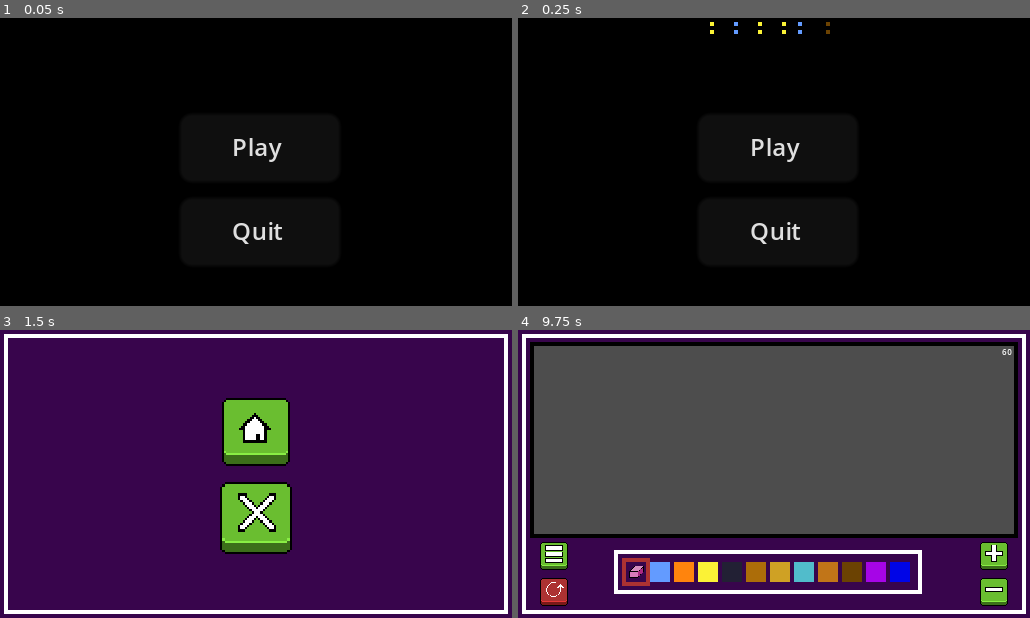
Above: before the commit, frames 1-4 (two rows, left to right).
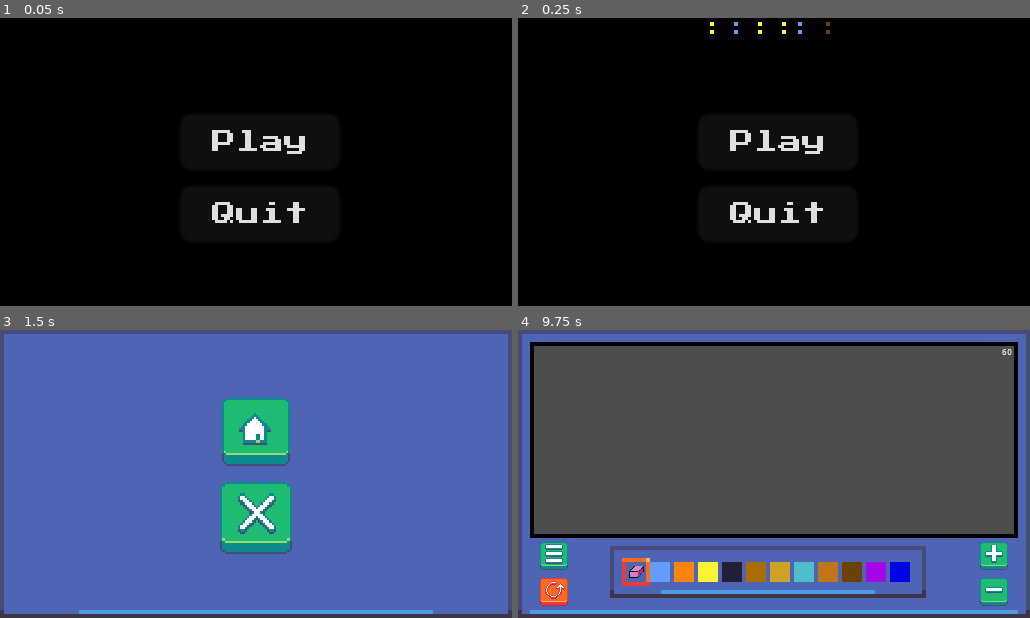
Above: after the commit, the same moments.

Repository: Loethor/pixel_simulation
Game: Godot game, scene res://scenes/title_screen.tscn
Two runs of this game, one before a commit and one after it. Both use one fixed random seed, a clock stepped at 60 frames per second and the inputs below.
Inputs (mouse positions are in pixels of both pictures, inside the frame that each line leads up to):
- Up to frame 1 (0.05 s): no input
- Up to frame 2 (0.25 s): no input
- Up to frame 3 (1.5 s): click "Play" at 0.5 s; click (35, 554) at 1.25 s
- Up to frame 4 (9.75 s): click (994, 554) at 2 s; click (994, 592) at 2.75 s; click (994, 554) at 3.5 s; click (994, 592) at 4.25 s; click (994, 554) at 5 s; click (994, 592) at 5.75 s; click (553, 592) at 6.5 s; tap Enter at 7.25, 8.75 s; move the mouse to (886, 459) at 7.27 s; press the mouse at (886, 459) at 7.28 s; tap Space at 8, 9.5 s; move the mouse to (671, 488) at 8.02 s; release the mouse at (671, 488) at 8.03 s; tap Mouse wheel down (scroll_down) at 8.1 s; move the mouse to (825, 410) at 8.77 s; hold Mouse wheel up (scroll_up) 8.78-9.53 s; move the mouse to (748, 531) at 9.52 s; click (748, 531) at 9.6 s

The runs differ from the first frame. In frame 1, 1.6% of the frame differs, in the area x 41-60%, y 38-79%; in frame 2, 1.6%; in frame 3, 100%, in the area x 0-100%, y 0-100%; in frame 4, 32%.

Commit message:
colors and font

Diff:
--- a/scenes/title_screen.tscn
+++ b/scenes/title_screen.tscn
@@ -1,7 +1,8 @@
-[gd_scene load_steps=3 format=3 uid="uid://dmdxlneb8ogg5"]
+[gd_scene load_steps=4 format=3 uid="uid://dmdxlneb8ogg5"]
 
 [ext_resource type="PackedScene" uid="uid://mmhajmqwcfod" path="res://scenes/simulation_tile_map.tscn" id="1_0l4qu"]
 [ext_resource type="Script" path="res://scripts/title_screen.gd" id="1_bfdyb"]
+[ext_resource type="FontFile" uid="uid://dsqx35ypm7eqq" path="res://assets/gui/PressStart2P-Regular.ttf" id="3_b7icn"]
 
 [node name="TitleScreen" type="Node2D"]
 script = ExtResource("1_bfdyb")
@@ -39,11 +40,13 @@
 
 [node name="PlayButton" type="Button" parent="Control/VBoxContainer"]
 layout_mode = 2
+theme_override_fonts/font = ExtResource("3_b7icn")
 theme_override_font_sizes/font_size = 6
 text = "Play"
 
 [node name="QuitButton" type="Button" parent="Control/VBoxContainer"]
 layout_mode = 2
+theme_override_fonts/font = ExtResource("3_b7icn")
 theme_override_font_sizes/font_size = 6
 text = "Quit"
 
Binary file changed: assets/borders.png
Binary file added: assets/gui/PressStart2P-Regular.ttf
Binary file changed: assets/gui/buttons/close_button.png
Binary file changed: assets/gui/buttons/close_button_pressed.png
Binary file changed: assets/gui/buttons/home_button.png
Binary file changed: assets/gui/buttons/home_button_pressed.png
Binary file changed: assets/gui/buttons/menu_button.png
Binary file changed: assets/gui/buttons/menu_button_pressed.png
Binary file changed: assets/gui/buttons/minus_button.png
Binary file changed: assets/gui/buttons/minus_button_pressed.png
Binary file changed: assets/gui/buttons/plus_button.png
Binary file changed: assets/gui/buttons/plus_button_pressed.png
(and 7 more such lines)
